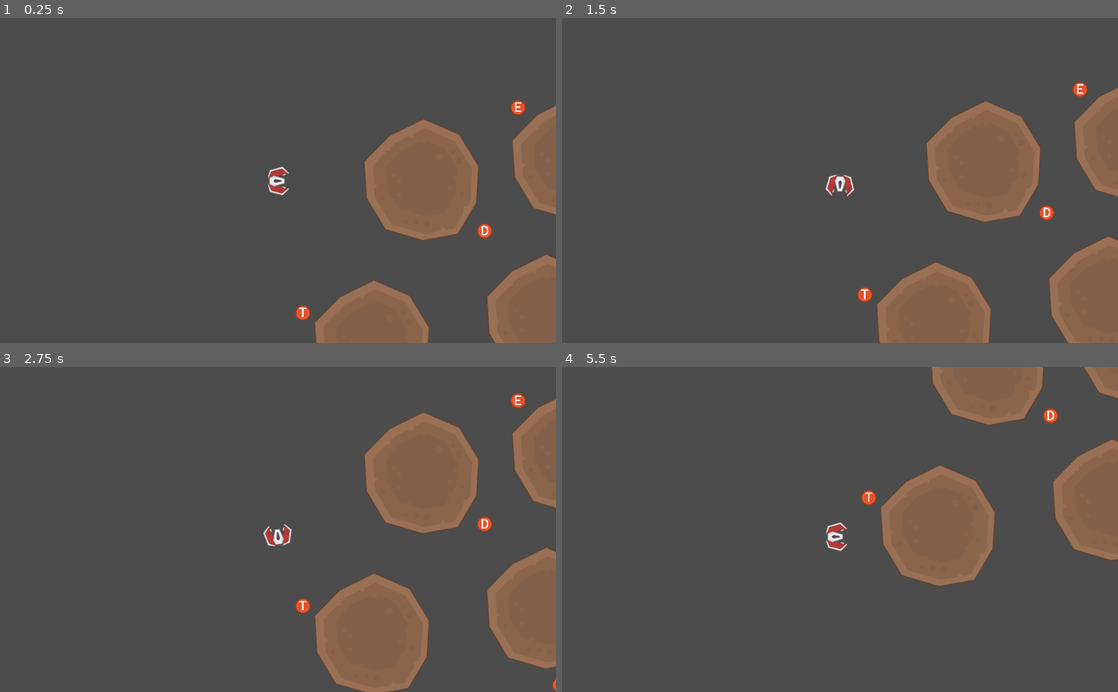
Above: before the commit, frames 1-4 (two rows, left to right).
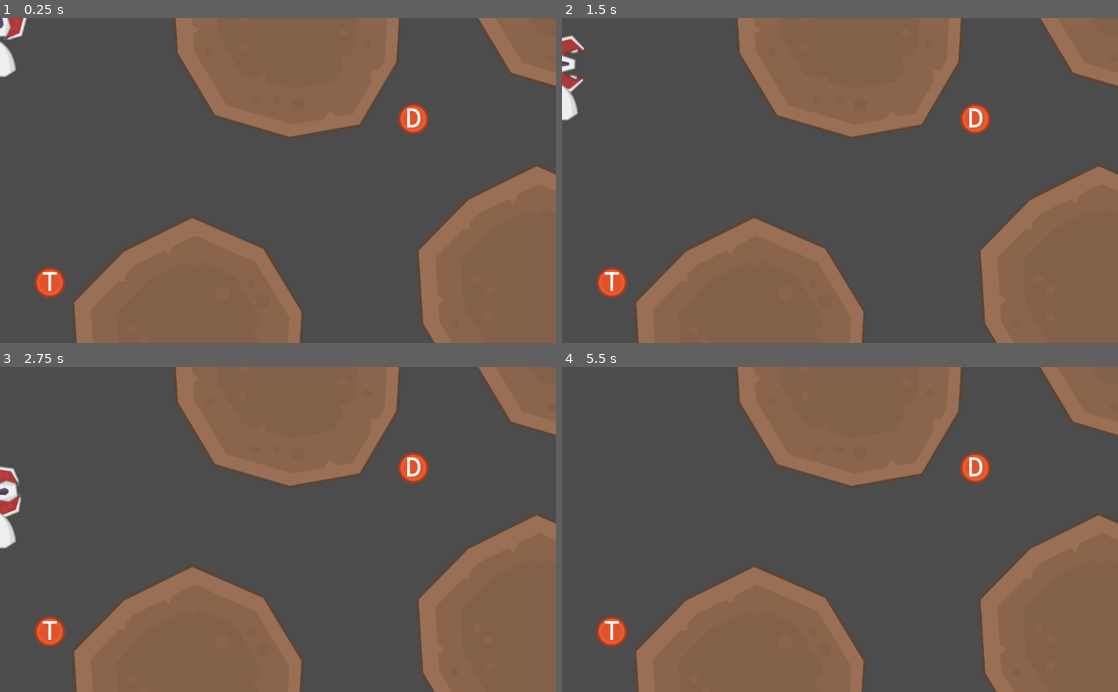
Above: after the commit, the same moments.

Repository: Comyune/game-drifter
Game: Godot game, scene res://main.tscn
Same seed, same stepped clock (60 frames per second), same inputs: the game is played once before the commit and once after it.
Inputs (mouse positions are in pixels of both pictures, inside the frame that each line leads up to):
- Up to frame 1 (0.25 s): no input
- Up to frame 2 (1.5 s): tap Enter (ui_accept) at 0.5, 0.77 s; move the mouse to (962, 164) at 0.52 s; hold Right (ui_right) 0.53-1.25 s; tap Space at 0.6 s; click (962, 164) at 0.67 s; drag from (728, 196) to (812, 245) at 1.27 s
- Up to frame 3 (2.75 s): move the mouse to (333, 458) at 2.02 s; hold Right (ui_right) from 2.03 s (still down); tap Space at 2.1 s
- Up to frame 4 (5.5 s): release Right (ui_right) at 2.75 s; drag from (812, 594) to (673, 480) at 2.77 s; move the mouse to (1006, 578) at 3.52 s; hold Left (ui_left) 3.53-4.25 s; tap Space at 3.6, 5.1 s; tap Enter (ui_accept) at 3.77 s; drag from (673, 480) to (756, 448) at 4.27 s; move the mouse to (867, 529) at 5.02 s; hold Down (ui_down) from 5.03 s (still down); click (867, 529) at 5.17 s

The runs differ from the first frame. In frame 1, 44% of the frame differs, in the area x 0-100%, y 0-100%; in frame 2, 45%; in frame 3, 47%; in frame 4, 46%.
Error after the commit: Attempt to call function 'on' in base 'null instance' on a null instance. (res://player/chain/start_link.gd:8)

Commit message:
Scene mode implemented

Diff:
--- a/godot-project/main.tscn
+++ b/godot-project/main.tscn
@@ -1,20 +1,17 @@
-[gd_scene load_steps=4 format=2]
+[gd_scene load_steps=5 format=2]
 
 [ext_resource path="res://levels/level-tutorial.tscn" type="PackedScene" id=1]
-[ext_resource path="res://player/player.tscn" type="PackedScene" id=2]
+[ext_resource path="res://player/player_ownership.tscn" type="PackedScene" id=2]
 [ext_resource path="res://Network.gd" type="Script" id=3]
+[ext_resource path="res://player/player_ownership.gd" type="Script" id=4]
 
 [node name="Main" type="Node2D"]
 
 [node name="LevelTutorial" parent="." instance=ExtResource( 1 )]
+position = Vector2( 761.315, 186.163 )
 
-[node name="Player" parent="LevelTutorial" instance=ExtResource( 2 )]
-position = Vector2( -761.232, -187.55 )
-
-[node name="Camera2D" type="Camera2D" parent="LevelTutorial/Player"]
-current = true
-zoom = Vector2( 2, 2 )
-smoothing_enabled = true
+[node name="PlayerOwnership" parent="LevelTutorial" instance=ExtResource( 2 )]
+script = ExtResource( 4 )
 
 [node name="Network" type="Node" parent="."]
 script = ExtResource( 3 )
--- a/godot-project/player/chain/chain.tscn
+++ /dev/null
@@ -1,34 +0,0 @@
-[gd_scene load_steps=5 format=2]
-
-[ext_resource path="res://player/chain/chain.gd" type="Script" id=1]
-[ext_resource path="res://player/chain/chain_start.png" type="Texture" id=2]
-[ext_resource path="res://player/chain/chain_link.tscn" type="PackedScene" id=3]
-
-[sub_resource type="CapsuleShape2D" id=1]
-radius = 20.0
-height = 15.0
-
-[node name="Chain" type="RigidBody2D"]
-script = ExtResource( 1 )
-
-[node name="StartLink" type="CollisionShape2D" parent="."]
-position = Vector2( 0, 45 )
-shape = SubResource( 1 )
-
-[node name="Sprite" type="Sprite" parent="StartLink"]
-position = Vector2( 0, -2 )
-texture = ExtResource( 2 )
-
-[node name="BackLinkPosition" type="Position2D" parent="StartLink"]
-position = Vector2( 0, 40 )
-
-[node name="ChainLink" parent="." instance=ExtResource( 3 )]
-position = Vector2( 0, 72 )
-script = null
-
-[node name="Position2D" type="Position2D" parent="ChainLink"]
-position = Vector2( 0, 70 )
-
-[node name="PinJoint2D" type="PinJoint2D" parent="."]
-node_a = NodePath("..")
-node_b = NodePath("../ChainLink")
--- a/godot-project/player/chain/chain.gd
+++ b/godot-project/player/chain/start_link.gd
@@ -1,15 +1,11 @@
 extends Node2D
 var TailState = preload('res://types/tail_state.gd')
 var Link = preload('res://player/chain/chain_link.tscn')
-var scene_mode : bool
+onready var SceneMode = $"root/SceneMode"
 var links = []
 
-func _enter_tree():
-	print("ENTERED TREE:", self.name)
-
 func _ready():
-    # scene_mode = get_node('/root/SceneMode').is_scene(self)
-	print("Scene mode: ", scene_mode)
+	if SceneMode.on(): position = Vector2(200, 200)
 
 func set_tail_state(tail_state) -> void:
 	if links.size() > tail_state.size():
@@ -26,8 +22,8 @@
 
 func create_link(character):
 	var new_link = Link.instance()
+	add_child(new_link)
 	new_link.character = character
-	add_child(new_link)
 	var target = next_link_target()
 	new_link.attach_to(target)
 	var link_position = target.find_node('LinkPosition')
--- /dev/null
+++ b/godot-project/player/chain/start_link.tscn
@@ -0,0 +1,21 @@
+[gd_scene load_steps=4 format=2]
+
+[ext_resource path="res://player/chain/chain_start.png" type="Texture" id=1]
+[ext_resource path="res://player/chain/start_link.gd" type="Script" id=2]
+
+[sub_resource type="CapsuleShape2D" id=1]
+radius = 20.0
+
+[node name="StartLink" type="RigidBody2D"]
+script = ExtResource( 2 )
+
+[node name="Sprite" type="Sprite" parent="."]
+position = Vector2( 0, 43 )
+texture = ExtResource( 1 )
+
+[node name="BackLinkPosition" type="Position2D" parent="."]
+position = Vector2( 0, 85 )
+
+[node name="CollisionShape2D" type="CollisionShape2D" parent="."]
+position = Vector2( 0, 45 )
+shape = SubResource( 1 )
--- a/godot-project/player/player.gd
+++ b/godot-project/player/player.gd
@@ -1,6 +1,7 @@
 extends KinematicBody2D
-var ControlState = load('res://player/control_state.gd')
-var TailState = load('res://types/tail_state.gd')
+var ControlState = preload('res://player/control_state.gd')
+var TailState = preload('res://types/tail_state.gd')
+var StartLink = preload('res://player/chain/start_link.tscn')
 
 export (int) var speed = 5
 export (float) var rotation_speed = 0.075
@@ -10,16 +11,17 @@
 const gravity : float = 98.0
 const left    : Vector2 = Vector2(-1, 0)
 const right   : Vector2 = Vector2(1, 0)
+const chain_offset : Vector2 = Vector2(0, 40)
 
 var velocity          : Vector2 = Vector2()
 var rotation_velocity : float   = 0.0
 
 var tail_state = TailState.new()
 var control_state
+var chain
 
 onready var tail_component : Label          = $Tail
 onready var particles      : CPUParticles2D = $Particles
-onready var chain          : RigidBody2D    = $Chain
 
 func _ready():
 	control_state = ControlState.new()
@@ -64,7 +66,6 @@
 	var collision_result = collider.on_collide_with_player(self)
 	if collision_result:
 		tail_state.update_with_collision_result(collision_result)
-		chain.set_tail_state(tail_state)
 		$Tail.text = tail_state.contents
 
 func shoot():
--- /dev/null
+++ b/godot-project/player/player_ownership.gd
@@ -0,0 +1,8 @@
+extends Node
+onready var SceneMode = $"/root/SceneMode"
+onready var start_link = $StartLink
+
+func _input(event):
+	if !SceneMode.on(): return
+	if !(event is InputEventKey && event.pressed): return
+	if event.scancode == KEY_SPACE: start_link.create_link('A')
--- /dev/null
+++ b/godot-project/player/player_ownership.tscn
@@ -0,0 +1,16 @@
+[gd_scene load_steps=3 format=2]
+
+[ext_resource path="res://player/chain/start_link.tscn" type="PackedScene" id=1]
+[ext_resource path="res://player/player.tscn" type="PackedScene" id=2]
+
+[node name="PlayerOwnership" type="Node"]
+
+[node name="Player" parent="." instance=ExtResource( 2 )]
+rotation = 4.71239
+
+[node name="Chain" parent="." instance=ExtResource( 1 )]
+position = Vector2( 0, 30 )
+
+[node name="PinJoint2D" type="PinJoint2D" parent="."]
+node_a = NodePath("../Player")
+node_b = NodePath("../Chain")
--- /dev/null
+++ b/godot-project/test/unit/player/chain/test_start_link.gd
@@ -0,0 +1,8 @@
+extends "res://addons/gut/test.gd"
+var StartLink = preload("res://player/chain/start_link.tscn")
+
+var _start_link = null
+
+func before_each():
+	_start_link = StartLink.instance()
+	get_tree().root.add_child(_start_link)
--- a/godot-project/test/unit/player/test_chain.gd
+++ /dev/null
@@ -1,11 +0,0 @@
-extends "res://addons/gut/test.gd"
-var ChainScene = preload("res://player/chain/chain.tscn")
-
-var _chain = null
-
-func before_each():
-	_chain = ChainScene.instance()
-	get_tree().root.add_child(_chain)
-
-func test_ready():
-	assert_false(_chain.scene_mode)
--- /dev/null
+++ b/godot-project/test/unit/utils/test_scene_mode.gd
@@ -0,0 +1,13 @@
+extends "res://addons/gut/test.gd"
+var SceneMode = preload("res://utils/scene_mode.gd")
+
+var _scene_mode = null
+
+func before_each():
+	_scene_mode = $"/root/SceneMode"
+
+func test_autoload_initialization():
+	assert_is(_scene_mode, SceneMode)
+
+func test_is_scene():
+	assert_false(_scene_mode.on())
--- a/godot-project/utils/scene_mode.gd
+++ b/godot-project/utils/scene_mode.gd
@@ -1,3 +1,9 @@
 extends Node
 
-func is_scene(node): return node == node.get_tree().get_root()
+const ROOT_PATH = "/root/Main"
+
+func on():
+	var current_scene = get_tree().get_current_scene()
+	if !current_scene: return false
+	var current_scene_path = current_scene.get_path()
+	return ROOT_PATH == current_scene_path
